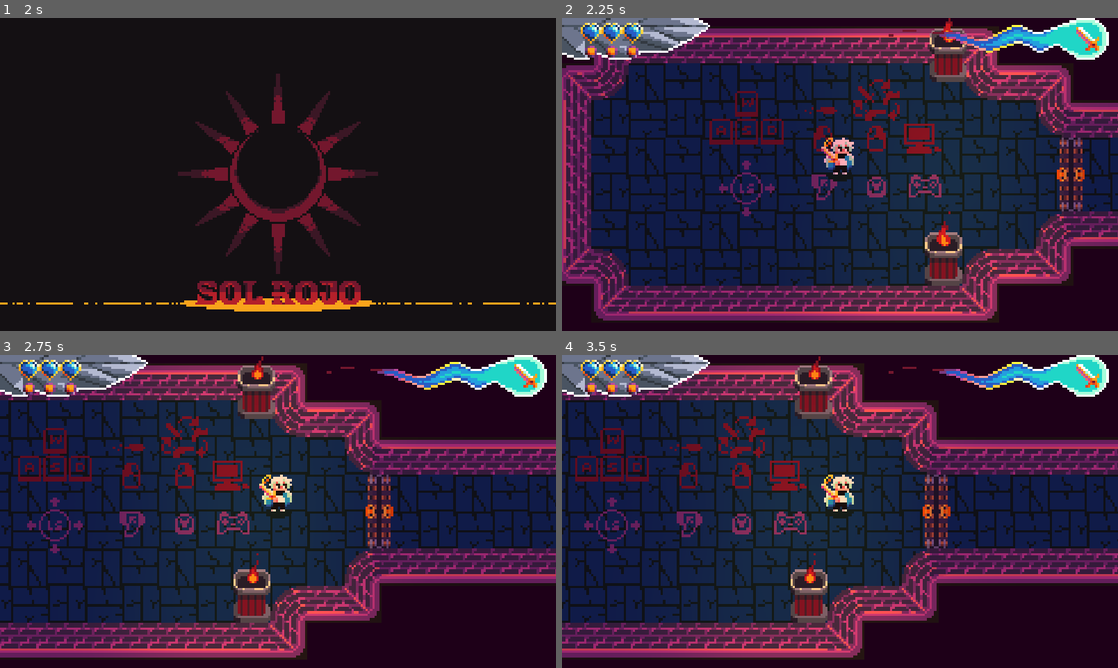
Above: before the commit, frames 1-4 (two rows, left to right).
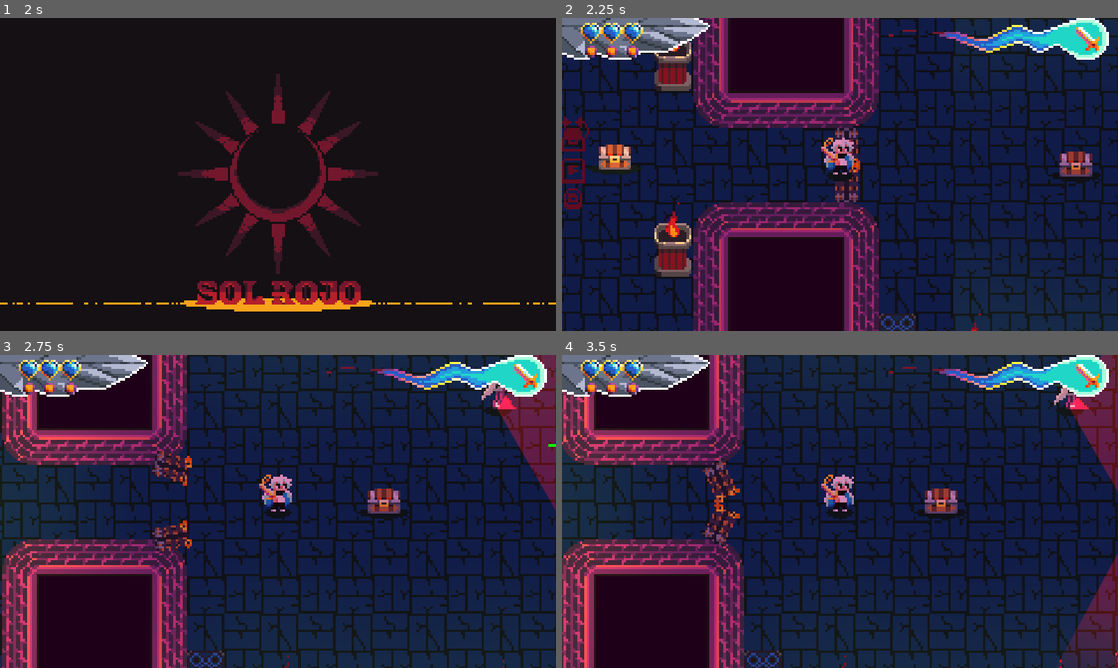
Above: after the commit, the same moments.

Repository: NielsOuvrard/TheShadowOfHeaven
Game: Godot game, scene res://Scenes/SplashScreen.tscn
Same seed, same stepped clock (60 frames per second), same inputs: the game is played once before the commit and once after it. Sound files missing from this copy of the repository are replaced by a short silence.
Inputs (mouse positions are in pixels of both pictures, inside the frame that each line leads up to):
- Up to frame 1 (2 s): tap Enter at 0.5 s; move the mouse to (400, 158) at 0.52 s; hold Right (move_right) 0.53-1.25 s; hold Q (change_weapon) 0.53-1.25 s; click (400, 158) at 0.67 s; tap Space at 1.25 s; drag from (166, 190) to (250, 237) at 1.27 s
- Up to frame 2 (2.25 s): tap Enter at 2 s; move the mouse to (895, 105) at 2.02 s; hold Right (move_right) from 2.03 s (still down); hold F (interact) from 2.03 s (still down)
- Up to frame 3 (2.75 s): keep holding Right (move_right); keep holding F (interact)
- Up to frame 4 (3.5 s): release Right (move_right) at 2.75 s; release F (interact) at 2.75 s; drag from (812, 574) to (840, 495) at 2.77 s

Frame 1 is identical in both runs. In frame 2, 69% of the frame differs, in the area x 0-100%, y 0-100%; in frame 3, 71%; in frame 4, 71%.

Commit message:
Lava with Asrael

Diff:
--- a/Scenes/Wrath.tscn
+++ b/Scenes/Wrath.tscn
@@ -13,7 +13,8 @@
 [ext_resource type="PackedScene" uid="uid://cmfinma8lhai7" path="res://Scenes/ghost.tscn" id="9_f3ewg"]
 [ext_resource type="PackedScene" uid="uid://dacosqfur2u5l" path="res://Scenes/spikes.tscn" id="10_dh6ff"]
 [ext_resource type="PackedScene" uid="uid://ccr7fpc8pwy60" path="res://Scenes/deamon.tscn" id="11_024px"]
-[ext_resource type="PackedScene" uid="uid://k1nxlv42ukb" path="res://Scenes/asrael.tscn" id="13_gc3or"]
+[ext_resource type="PackedScene" path="res://Scenes/asrael.tscn" id="13_gc3or"]
+[ext_resource type="PackedScene" path="res://Scenes/lava.tscn" id="14_hpxsy"]
 [ext_resource type="AudioStream" uid="uid://d3qf3qynlej2j" path="res://Assets/Sounds/Music/Level3.mp3" id="15_0t1d0"]
 
 [node name="Wrath" type="Node2D"]
@@ -630,10 +631,10 @@
 position = Vector2(2288, -40)
 
 [node name="Torch3" parent="ROOMS/RoomFinal" instance=ExtResource("8_qlv8h")]
-position = Vector2(2400, -112)
+position = Vector2(2403, -112)
 
 [node name="Torch4" parent="ROOMS/RoomFinal" instance=ExtResource("8_qlv8h")]
-position = Vector2(2528, -112)
+position = Vector2(2512, -112)
 
 [node name="Torch5" parent="ROOMS/RoomFinal" instance=ExtResource("8_qlv8h")]
 position = Vector2(2528, 96)
@@ -642,22 +643,216 @@
 position = Vector2(2400, 96)
 
 [node name="Torch7" parent="ROOMS/RoomFinal" instance=ExtResource("8_qlv8h")]
-position = Vector2(2624, -64)
+position = Vector2(2624, -40)
 
 [node name="Torch8" parent="ROOMS/RoomFinal" instance=ExtResource("8_qlv8h")]
-position = Vector2(2624, 56)
+position = Vector2(2623, 26)
 
 [node name="Door14" parent="ROOMS/RoomFinal" instance=ExtResource("2_fetld")]
 position = Vector2(2260, -10)
 rotation = 1.5708
 
 [node name="Asrael" parent="ROOMS/RoomFinal" instance=ExtResource("13_gc3or")]
-position = Vector2(2455, -72)
+position = Vector2(2456, -72)
 
 [node name="Camera2D" type="Camera2D" parent="ROOMS/RoomFinal/Asrael"]
-position = Vector2(0, 58)
+position = Vector2(1, 68)
 enabled = false
 zoom = Vector2(4, 4)
+
+[node name="LAVA" type="Node2D" parent="ROOMS/RoomFinal"]
+
+[node name="Lava" parent="ROOMS/RoomFinal/LAVA" instance=ExtResource("14_hpxsy")]
+position = Vector2(2288, -114)
+
+[node name="Lava2" parent="ROOMS/RoomFinal/LAVA" instance=ExtResource("14_hpxsy")]
+position = Vector2(2288, -98)
+
+[node name="Lava3" parent="ROOMS/RoomFinal/LAVA" instance=ExtResource("14_hpxsy")]
+position = Vector2(2288, -82)
+
+[node name="Lava4" parent="ROOMS/RoomFinal/LAVA" instance=ExtResource("14_hpxsy")]
+position = Vector2(2304, -114)
+
+[node name="Lava5" parent="ROOMS/RoomFinal/LAVA" instance=ExtResource("14_hpxsy")]
+position = Vector2(2304, -98)
+
+[node name="Lava6" parent="ROOMS/RoomFinal/LAVA" instance=ExtResource("14_hpxsy")]
+position = Vector2(2304, -82)
+
+[node name="Lava7" parent="ROOMS/RoomFinal/LAVA" instance=ExtResource("14_hpxsy")]
+position = Vector2(2320, -114)
+
+[node name="Lava8" parent="ROOMS/RoomFinal/LAVA" instance=ExtResource("14_hpxsy")]
+position = Vector2(2320, -98)
+
+[node name="Lava9" parent="ROOMS/RoomFinal/LAVA" instance=ExtResource("14_hpxsy")]
+position = Vector2(2320, -82)
+
+[node name="Lava10" parent="ROOMS/RoomFinal/LAVA" instance=ExtResource("14_hpxsy")]
+position = Vector2(2336, -114)
+
+[node name="Lava11" parent="ROOMS/RoomFinal/LAVA" instance=ExtResource("14_hpxsy")]
+position = Vector2(2336, -98)
+
+[node name="Lava12" parent="ROOMS/RoomFinal/LAVA" instance=ExtResource("14_hpxsy")]
+position = Vector2(2336, -82)
+
+[node name="Lava13" parent="ROOMS/RoomFinal/LAVA" instance=ExtResource("14_hpxsy")]
+position = Vector2(2352, -114)
+
+[node name="Lava14" parent="ROOMS/RoomFinal/LAVA" instance=ExtResource("14_hpxsy")]
+position = Vector2(2352, -98)
+
+[node name="Lava15" parent="ROOMS/RoomFinal/LAVA" instance=ExtResource("14_hpxsy")]
+position = Vector2(2352, -82)
+
+[node name="Lava16" parent="ROOMS/RoomFinal/LAVA" instance=ExtResource("14_hpxsy")]
+position = Vector2(2368, -114)
+
+[node name="Lava17" parent="ROOMS/RoomFinal/LAVA" instance=ExtResource("14_hpxsy")]
+position = Vector2(2368, -98)
+
+[node name="Lava18" parent="ROOMS/RoomFinal/LAVA" instance=ExtResource("14_hpxsy")]
+position = Vector2(2368, -82)
+
+[node name="Lava19" parent="ROOMS/RoomFinal/LAVA" instance=ExtResource("14_hpxsy")]
+position = Vector2(2384, -114)
+
+[node name="Lava20" parent="ROOMS/RoomFinal/LAVA" instance=ExtResource("14_hpxsy")]
+position = Vector2(2384, -98)
+
+[node name="Lava22" parent="ROOMS/RoomFinal/LAVA" instance=ExtResource("14_hpxsy")]
+position = Vector2(2624, -114)
+
+[node name="Lava23" parent="ROOMS/RoomFinal/LAVA" instance=ExtResource("14_hpxsy")]
+position = Vector2(2624, -98)
+
+[node name="Lava24" parent="ROOMS/RoomFinal/LAVA" instance=ExtResource("14_hpxsy")]
+position = Vector2(2624, -82)
+
+[node name="Lava25" parent="ROOMS/RoomFinal/LAVA" instance=ExtResource("14_hpxsy")]
+position = Vector2(2608, -114)
+
+[node name="Lava26" parent="ROOMS/RoomFinal/LAVA" instance=ExtResource("14_hpxsy")]
+position = Vector2(2608, -98)
+
+[node name="Lava27" parent="ROOMS/RoomFinal/LAVA" instance=ExtResource("14_hpxsy")]
+position = Vector2(2608, -82)
+
+[node name="Lava28" parent="ROOMS/RoomFinal/LAVA" instance=ExtResource("14_hpxsy")]
+position = Vector2(2592, -114)
+
+[node name="Lava29" parent="ROOMS/RoomFinal/LAVA" instance=ExtResource("14_hpxsy")]
+position = Vector2(2592, -98)
+
+[node name="Lava30" parent="ROOMS/RoomFinal/LAVA" instance=ExtResource("14_hpxsy")]
+position = Vector2(2592, -82)
+
+[node name="Lava31" parent="ROOMS/RoomFinal/LAVA" instance=ExtResource("14_hpxsy")]
+position = Vector2(2576, -114)
+
+[node name="Lava32" parent="ROOMS/RoomFinal/LAVA" instance=ExtResource("14_hpxsy")]
+position = Vector2(2576, -98)
+
+[node name="Lava33" parent="ROOMS/RoomFinal/LAVA" instance=ExtResource("14_hpxsy")]
+position = Vector2(2576, -82)
+
+[node name="Lava34" parent="ROOMS/RoomFinal/LAVA" instance=ExtResource("14_hpxsy")]
+position = Vector2(2560, -114)
+
+[node name="Lava35" parent="ROOMS/RoomFinal/LAVA" instance=ExtResource("14_hpxsy")]
+position = Vector2(2560, -98)
+
+[node name="Lava36" parent="ROOMS/RoomFinal/LAVA" instance=ExtResource("14_hpxsy")]
+position = Vector2(2560, -82)
+
+[node name="Lava37" parent="ROOMS/RoomFinal/LAVA" instance=ExtResource("14_hpxsy")]
+position = Vector2(2544, -114)
+
+[node name="Lava64" parent="ROOMS/RoomFinal/LAVA" instance=ExtResource("14_hpxsy")]
+position = Vector2(2528, -114)
+
+[node name="Lava65" parent="ROOMS/RoomFinal/LAVA" instance=ExtResource("14_hpxsy")]
+position = Vector2(2528, -98)
+
+[node name="Lava38" parent="ROOMS/RoomFinal/LAVA" instance=ExtResource("14_hpxsy")]
+position = Vector2(2544, -98)
+
+[node name="Lava39" parent="ROOMS/RoomFinal/LAVA" instance=ExtResource("14_hpxsy")]
+position = Vector2(2544, -82)
+
+[node name="Lava40" parent="ROOMS/RoomFinal/LAVA" instance=ExtResource("14_hpxsy")]
+position = Vector2(2288, 94)
+
+[node name="Lava41" parent="ROOMS/RoomFinal/LAVA" instance=ExtResource("14_hpxsy")]
+position = Vector2(2288, 78)
+
+[node name="Lava42" parent="ROOMS/RoomFinal/LAVA" instance=ExtResource("14_hpxsy")]
+position = Vector2(2288, 62)
+
+[node name="Lava43" parent="ROOMS/RoomFinal/LAVA" instance=ExtResource("14_hpxsy")]
+position = Vector2(2288, 46)
+
+[node name="Lava44" parent="ROOMS/RoomFinal/LAVA" instance=ExtResource("14_hpxsy")]
+position = Vector2(2304, 62)
+
+[node name="Lava45" parent="ROOMS/RoomFinal/LAVA" instance=ExtResource("14_hpxsy")]
+position = Vector2(2304, 78)
+
+[node name="Lava46" parent="ROOMS/RoomFinal/LAVA" instance=ExtResource("14_hpxsy")]
+position = Vector2(2304, 94)
+
+[node name="Lava47" parent="ROOMS/RoomFinal/LAVA" instance=ExtResource("14_hpxsy")]
+position = Vector2(2320, 94)
+
+[node name="Lava48" parent="ROOMS/RoomFinal/LAVA" instance=ExtResource("14_hpxsy")]
+position = Vector2(2320, 78)
+
+[node name="Lava49" parent="ROOMS/RoomFinal/LAVA" instance=ExtResource("14_hpxsy")]
+position = Vector2(2336, 94)
+
+[node name="Lava50" parent="ROOMS/RoomFinal/LAVA" instance=ExtResource("14_hpxsy")]
+position = Vector2(2288, -66)
+
+[node name="Lava51" parent="ROOMS/RoomFinal/LAVA" instance=ExtResource("14_hpxsy")]
+position = Vector2(2304, -66)
+
+[node name="Lava52" parent="ROOMS/RoomFinal/LAVA" instance=ExtResource("14_hpxsy")]
+position = Vector2(2608, -66)
+
+[node name="Lava63" parent="ROOMS/RoomFinal/LAVA" instance=ExtResource("14_hpxsy")]
+position = Vector2(2624, -66)
+
+[node name="Lava53" parent="ROOMS/RoomFinal/LAVA" instance=ExtResource("14_hpxsy")]
+position = Vector2(2624, 94)
+
+[node name="Lava54" parent="ROOMS/RoomFinal/LAVA" instance=ExtResource("14_hpxsy")]
+position = Vector2(2608, 94)
+
+[node name="Lava55" parent="ROOMS/RoomFinal/LAVA" instance=ExtResource("14_hpxsy")]
+position = Vector2(2592, 94)
+
+[node name="Lava56" parent="ROOMS/RoomFinal/LAVA" instance=ExtResource("14_hpxsy")]
+position = Vector2(2576, 94)
+
+[node name="Lava57" parent="ROOMS/RoomFinal/LAVA" instance=ExtResource("14_hpxsy")]
+position = Vector2(2592, 78)
+
+[node name="Lava58" parent="ROOMS/RoomFinal/LAVA" instance=ExtResource("14_hpxsy")]
+position = Vector2(2608, 78)
+
+[node name="Lava59" parent="ROOMS/RoomFinal/LAVA" instance=ExtResource("14_hpxsy")]
+position = Vector2(2624, 78)
+
+[node name="Lava60" parent="ROOMS/RoomFinal/LAVA" instance=ExtResource("14_hpxsy")]
+position = Vector2(2624, 62)
+
+[node name="Lava61" parent="ROOMS/RoomFinal/LAVA" instance=ExtResource("14_hpxsy")]
+position = Vector2(2608, 62)
+
+[node name="Lava62" parent="ROOMS/RoomFinal/LAVA" instance=ExtResource("14_hpxsy")]
+position = Vector2(2624, 46)
 
 [node name="SPIKES" type="Node2D" parent="."]
 
--- a/Scenes/greed.tscn
+++ b/Scenes/greed.tscn
@@ -36,7 +36,7 @@
 
 [node name="Player" parent="." instance=ExtResource("7_f7bvl")]
 z_index = 2
-position = Vector2(-33, 776)
+position = Vector2(468, 780)
 
 [node name="Camera2D" type="Camera2D" parent="Player"]
 z_index = 100
@@ -168,13 +168,16 @@
 rotation = 1.5708
 openable = false
 
-[node name="Sectarian" parent="ROOM_2" instance=ExtResource("3_bkeho")]
+[node name="Sectarian" parent="ROOM_2" node_paths=PackedStringArray("followed_path") instance=ExtResource("3_bkeho")]
 position = Vector2(648, 776)
 linear_movement = Vector2(1, 0)
-
-[node name="Sectarian2" parent="ROOM_2" instance=ExtResource("3_bkeho")]
+followed_path = NodePath("")
+offset_followed_path = 0.5
+
+[node name="Sectarian2" parent="ROOM_2" node_paths=PackedStringArray("followed_path") instance=ExtResource("3_bkeho")]
 position = Vector2(624, 736)
 linear_movement = Vector2(1, 0)
+followed_path = NodePath("")
 
 [node name="SPIKES" type="Node2D" parent="ROOM_2"]
 y_sort_enabled = true
@@ -891,14 +894,6 @@
 
 [node name="Torch30" parent="TORCHES" instance=ExtResource("8_of5e7")]
 position = Vector2(1088, 594)
-color = Color(0.945098, 0.870588, 0, 1)
-
-[node name="Torch31" parent="TORCHES" instance=ExtResource("8_of5e7")]
-position = Vector2(1809, 554)
-color = Color(0.945098, 0.870588, 0, 1)
-
-[node name="Torch32" parent="TORCHES" instance=ExtResource("8_of5e7")]
-position = Vector2(1809, 663)
 color = Color(0.945098, 0.870588, 0, 1)
 
 [node name="Item" parent="." instance=ExtResource("15_2xedr")]
--- a/Scripts/asrael.gd
+++ b/Scripts/asrael.gd
@@ -64,7 +64,7 @@
 
 # * Stab attack
 const FRAME_STAB_ATTACK = 5
-const REPEAT_PRE_STAB = 4
+const REPEAT_PRE_STAB = 3
 var position_stab_sprit_x: float = -17.0
 var position_stab_colis_x: float = -8.0
 
Not shown: 1 places in Scenes/Wrath.tscn that only renumber resources
Not shown: 1 places in Scenes/greed.tscn that only renumber resources
